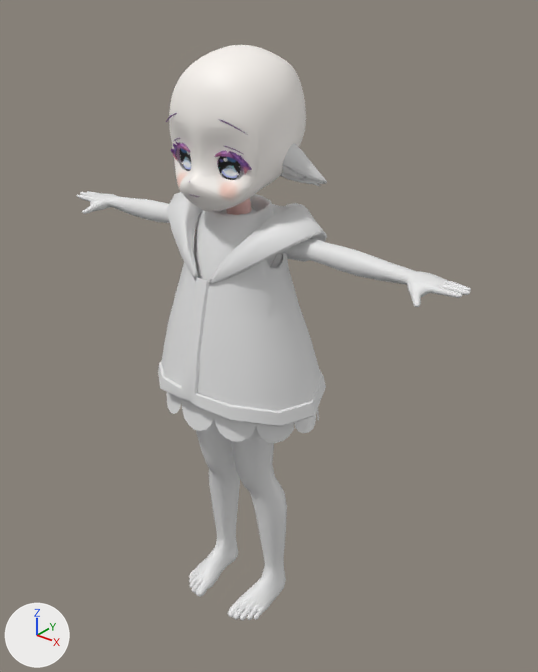
A saved change to the Blender file vtuber.blend.
One viewpoint serves both versions: a 50 mm lens placed at (0.838, -0.978, 1.288), pointed at (0.02, 0.045, 0.654). Arrows for +X, +Y and +Z are at lower left; the lights stay in place.
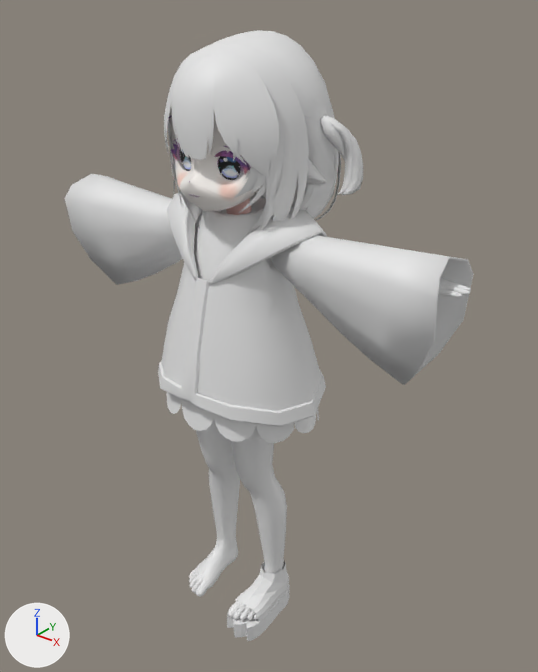
Edits to the bpy script that builds the scene:
```text
Add me_plane_008:
    me_plane_008.from_pydata(...)  # 119 vertices, 107 faces; spans x -1.02..1.0, y -0.99..0.96, z -0.43..0.8
Add me_circle_004:
    me_circle_004.from_pydata(...)  # 50 vertices, 40 faces; spans x 1.16..5.1, y -0.64..0.83, z -1.46..1.37
    me_circle_004.polygons.foreach_set('use_smooth', [True] * 40)
Change ob_hair_back:
    remove ob_hair_back.hide_set(True)
Change ob_hair_front:
    remove ob_hair_front.hide_set(True)
Change ob_hair_side:
    remove ob_hair_side.hide_set(True)
Change ob_hair_side_002:
    remove ob_hair_side_002.hide_set(True)
Change ob_hair_back_001:
    remove ob_hair_back_001.hide_set(True)
Add ob_plane_001:
    ob_plane_001 = bpy.data.objects.new('Plane.001', me_plane_008)
    ob_plane_001.location = (0.067, -0.043, 0.064)
    ob_plane_001.scale = (0.0383, 0.087, 0.0878)
Add ob_circle_005:
    ob_circle_005 = bpy.data.objects.new('Circle.005', me_circle_004)
    ob_circle_005.location = (0.0, -0.022, 0.807)
    ob_circle_005.scale = (0.0818, 0.0818, 0.0818)
    _m = ob_circle_005.modifiers.new('Mirror', 'MIRROR')
    _m.use_clip = True
    _m = ob_circle_005.modifiers.new('Solidify', 'SOLIDIFY')
    _m.thickness = 0.04
    _m.use_even_offset = True
```

Location of each change, [x1, y1, x2, y2] in pixels of the pictures (538 x 672 px):
'Circle.005', added: after [65, 174, 474, 385]
'Hair_Side', shown: after [168, 43, 309, 234]
'Hair_Side.002', shown: after [164, 49, 279, 176]
'Hair_Back', shown: after [212, 30, 341, 220]
'Hair_Front', shown: after [172, 56, 215, 160]
'Plane.001', added: after [227, 561, 290, 642]
'Hair_Back.001', shown: after [320, 116, 363, 195]
'Face', unchanged, covered by the edit: before [166, 45, 306, 215]; after [168, 103, 263, 215]
